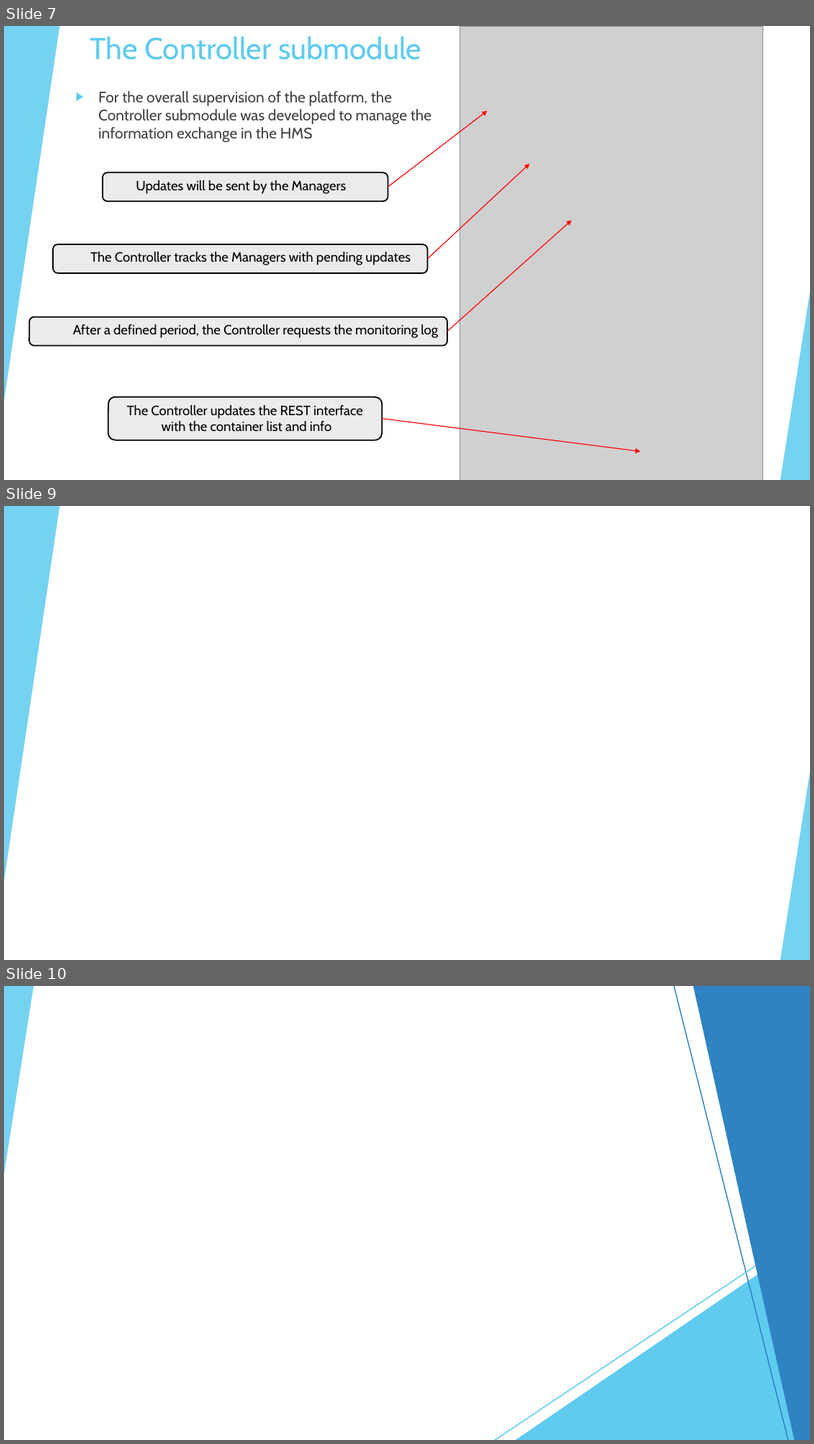
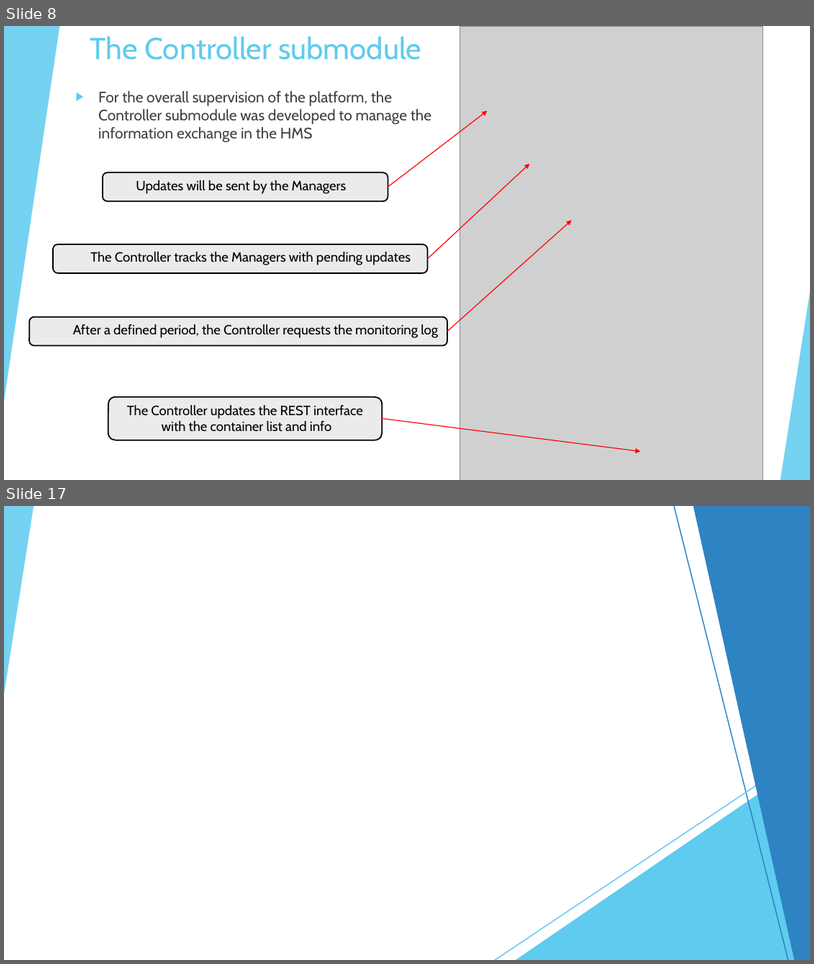
Before and after one commit to BarsantiNicola/DockerHealthMonitoring, a slide deck: Documentation/Cloud-Computing-Proj-Presentation.pptx. Shown one above the other, each under a label of ours: slides 7, 9 and 10 before the commit, slides 8 and 17 after it; the slides between them are not shown. The pictures are 814x1444 and 814x964 pixels, drawn with LibreOffice and Linux fonts; fonts in the diff are those of the drawing; grey boxes stand for pictures. Boxes give left, top, right and bottom in pixels: in the first picture for what was removed or moved away, otherwise in the second. Text is boxed around its words. In the diff, an @@ line names an element or a change of style, - is before the commit and + after.

```diff
--- a/Documentation/Cloud-Computing-Proj-Presentation.pptx
+++ b/Documentation/Cloud-Computing-Proj-Presentation.pptx
@@ slide 9 removed at bbox=[4, 506, 810, 960], background #FFFFFF; not listed: 10 template elements that a slide beside it also shows @@
@@ rectangle removed at bbox=[4, 506, 810, 960] @@
@@ triangle removed at bbox=[4, 506, 59, 881] @@
@@ triangle removed at bbox=[781, 772, 810, 960] @@
@@ what was slide 7 is now slide 8 @@
@@ what was slide 10 is now slide 17 @@
```
Also in this commit, not shown: 2 slides changed, 8 slides added, 1 other slide removed.
